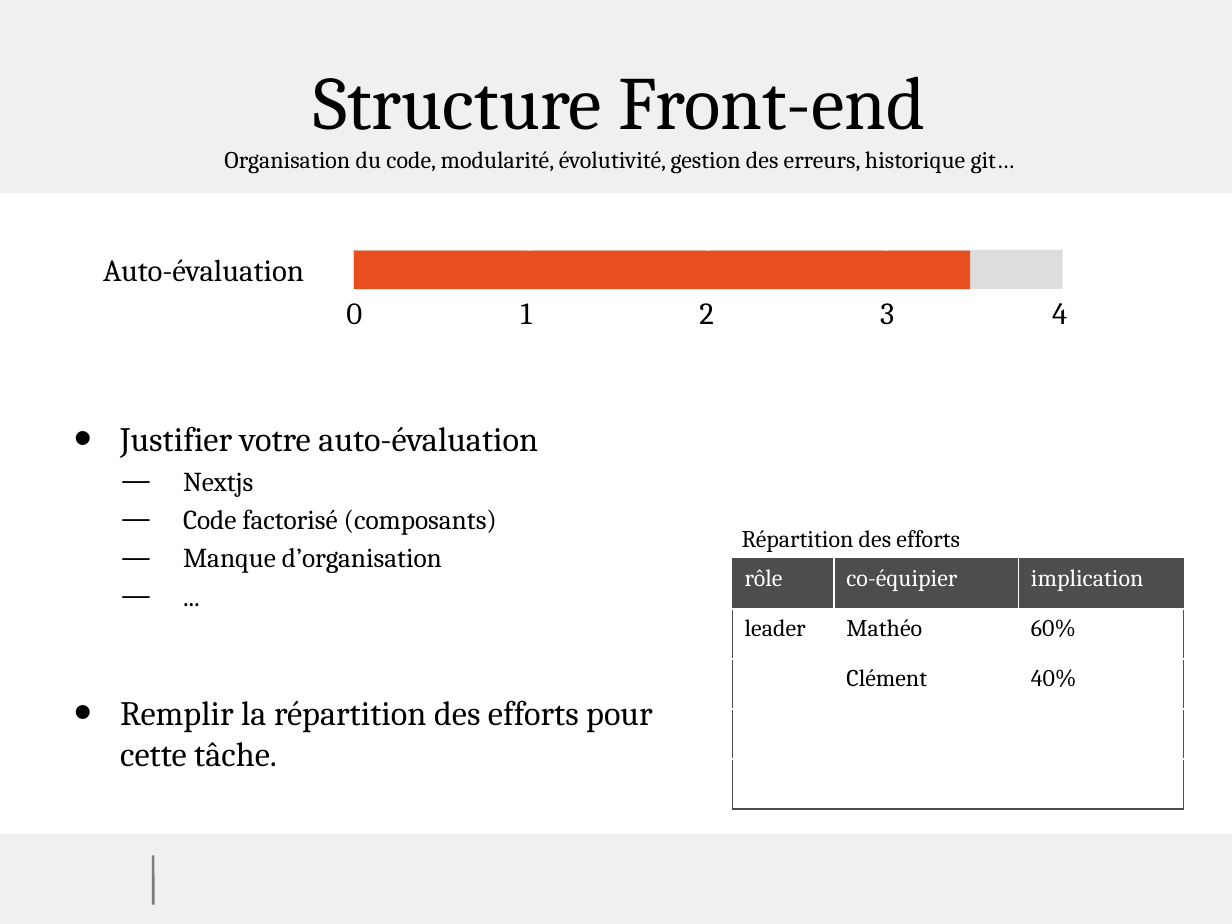
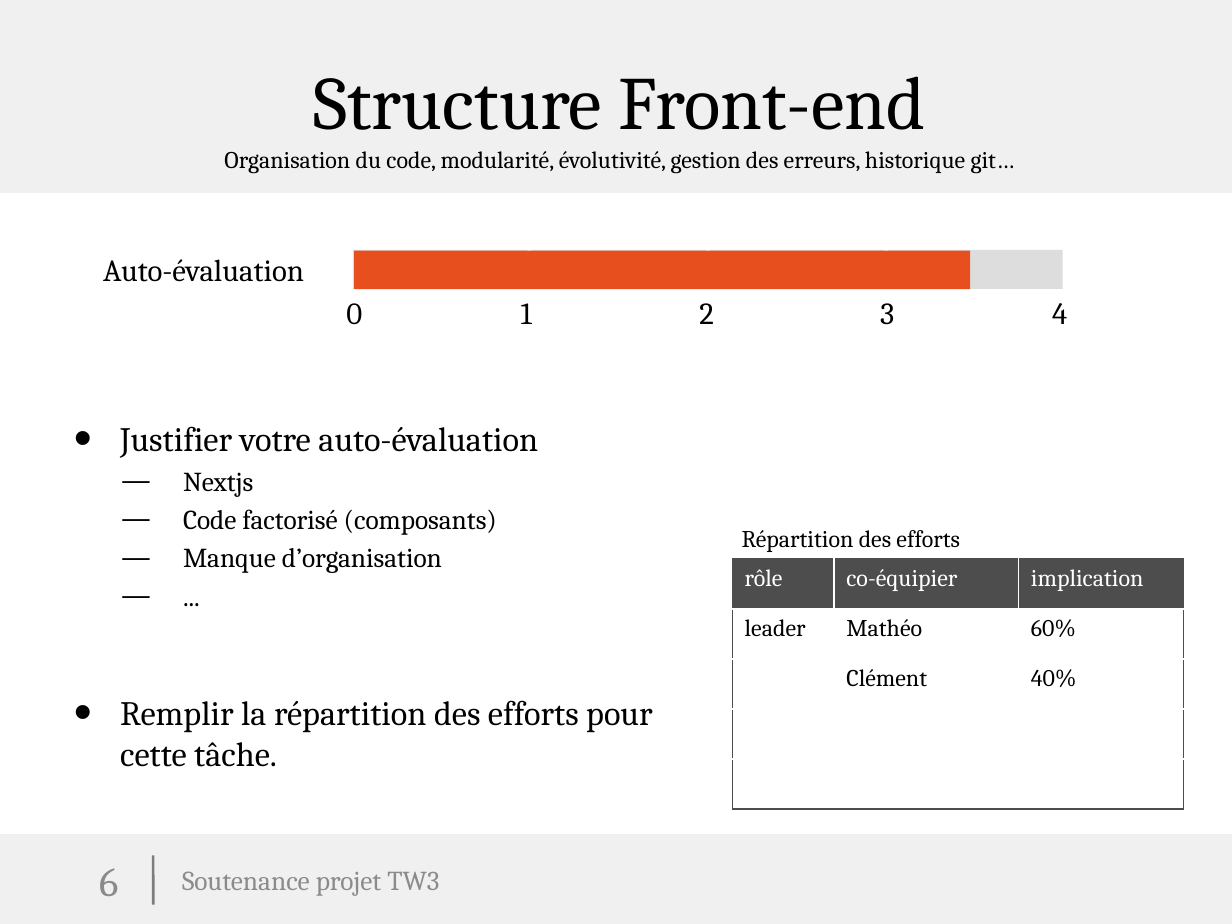
Before and after one commit to Metheor31Game/ProjetTechnoWeb, a slide deck: slide 6 of modele_soutenance_projet_2024.odp. Drawn at 1232x924 pixels with LibreOffice and Linux fonts; fonts in the diff are those of the drawing; background and template pictures are left out. Boxes give left, top, right and bottom in pixels: in the first picture for what was removed or moved away, otherwise in the second. Text is boxed around its words. In the diff, an @@ line names an element or a change of style, - is before the commit and + after.

```diff
--- a/modele_soutenance_projet_2024.odp
+++ b/modele_soutenance_projet_2024.odp
@@ page number added at (99,868,118,896), 24 pt, text #8B8B8B @@
+6
@@ text added at (182,871,439,896), 16 pt, text #8B8B8B @@
+Soutenance projet TW3
```
Also in this commit, not shown: 5 other slides changed.
